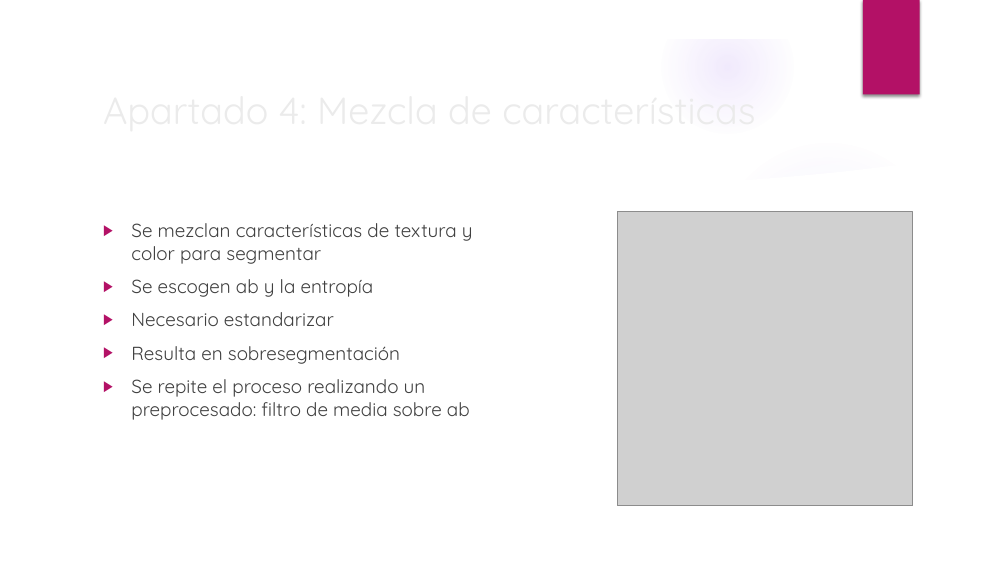
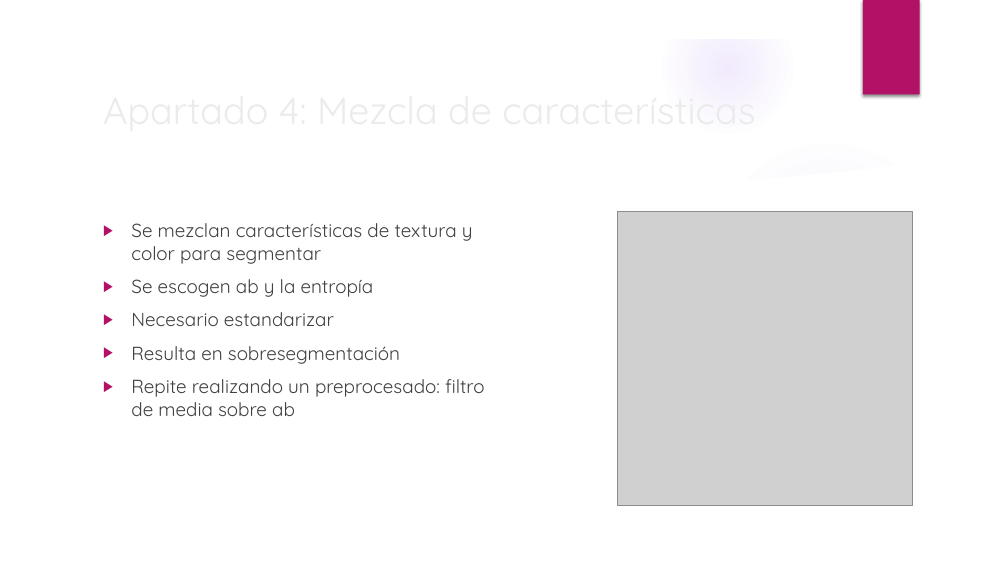
Before and after one commit to RoboticsLabURJC/2019-tfg-ana-cuevas, a slide deck: slide 15 of memoria/Presentacion.pptx. Drawn at 1008x567 pixels with LibreOffice and Linux fonts; fonts in the diff are those of the drawing; grey boxes stand for pictures; background and template pictures are left out. Boxes give left, top, right and bottom in pixels: in the first picture for what was removed or moved away, otherwise in the second. Text is boxed around its words. In the diff, an @@ line names an element or a change of style, - is before the commit and + after.

```diff
--- a/memoria/Presentacion.pptx
+++ b/memoria/Presentacion.pptx
@@ text at box(131, 379, 485, 416): text changed @@
-▶ Se repite el proceso realizando un preprocesado: filtro de media sobre ab
+▶ Repite realizando un preprocesado: filtro de media sobre ab
```
Also in this commit, not shown: 4 other slides changed, 11 other files.
